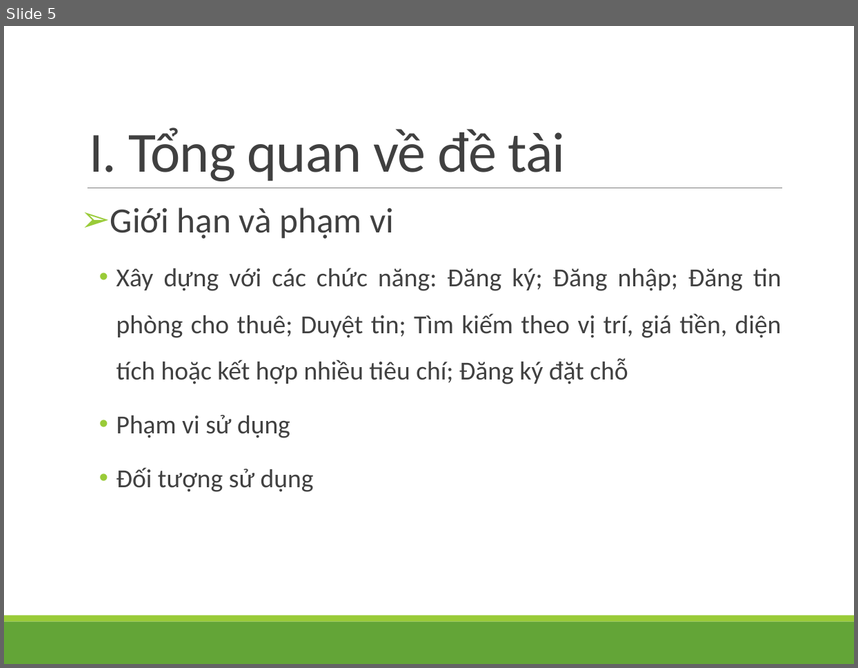
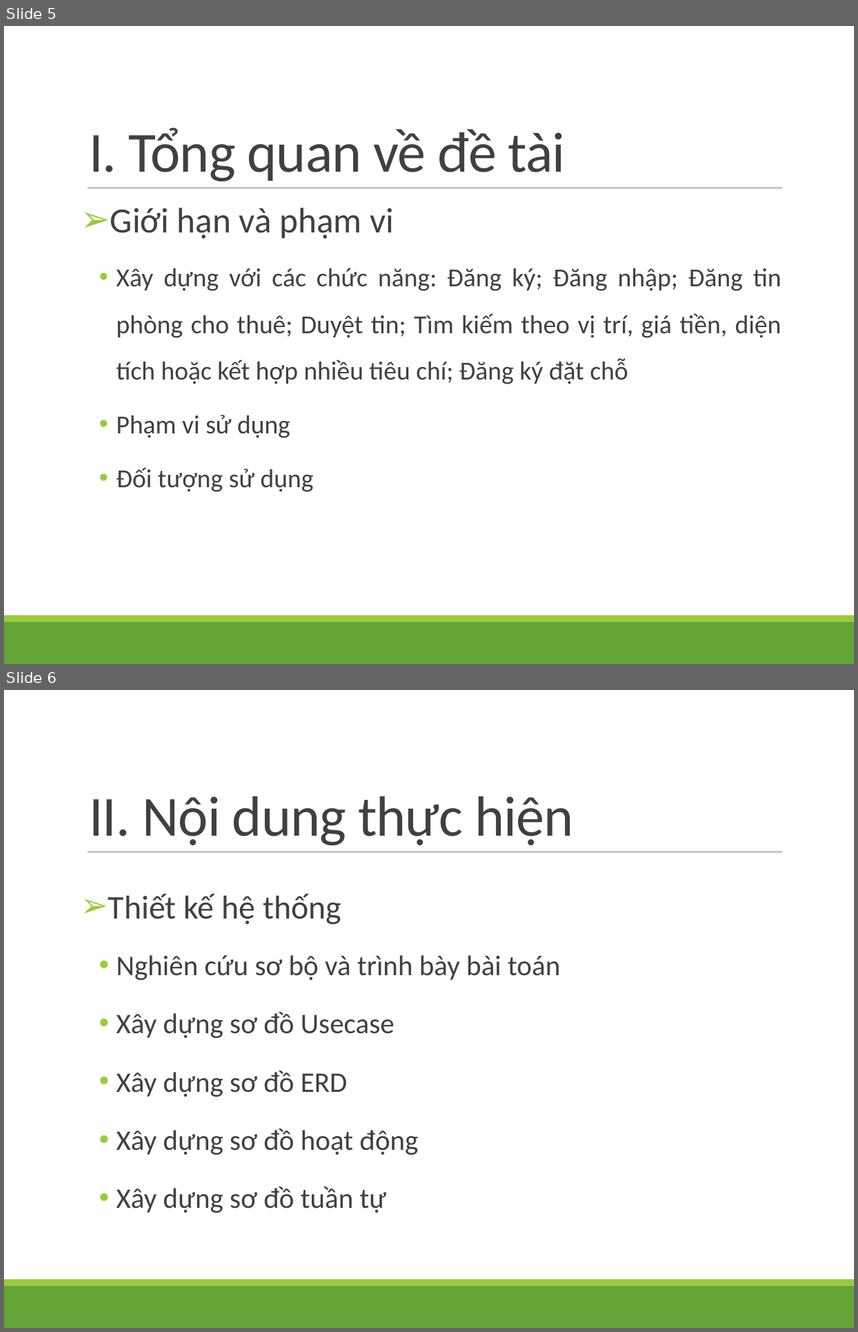
Before and after one commit to anhkhoa289/NhaTro, a slide deck: document/ThuyetMinh/TM.pptx. Shown one above the other, each under a label of ours: slide 5 before the commit, slides 5 and 6 after it. The pictures are 858x668 and 858x1332 pixels, drawn with LibreOffice and Linux fonts; fonts in the diff are those of the drawing. Boxes give left, top, right and bottom in pixels: in the first picture for what was removed or moved away, otherwise in the second. Text is boxed around its words. In the diff, an @@ line names an element or a change of style, - is before the commit and + after.

```diff
--- a/document/ThuyetMinh/TM.pptx
+++ b/document/ThuyetMinh/TM.pptx
@@ slide 6 added at bbox=[4, 690, 854, 1328], background #FFFFFF; not listed: 3 template elements that a slide beside it also shows @@
@@ title added at bbox=[89, 796, 573, 845], 48 pt, text #404040 @@
+II. Nội dung thực hiện
@@ text added at bbox=[108, 894, 560, 1212], 24 pt, text #404040 @@
+➢ Thiết kế hệ thống
+  • Nghiên cứu sơ bộ và trình bày bài toán
+  • Xây dựng sơ đồ Usecase
+  • Xây dựng sơ đồ ERD
+  • Xây dựng sơ đồ hoạt động
+  • Xây dựng sơ đồ tuần tự
```
Also in this commit, not shown: 2 slides changed, 3 other slides added, 1 slide removed, 11 other files.
